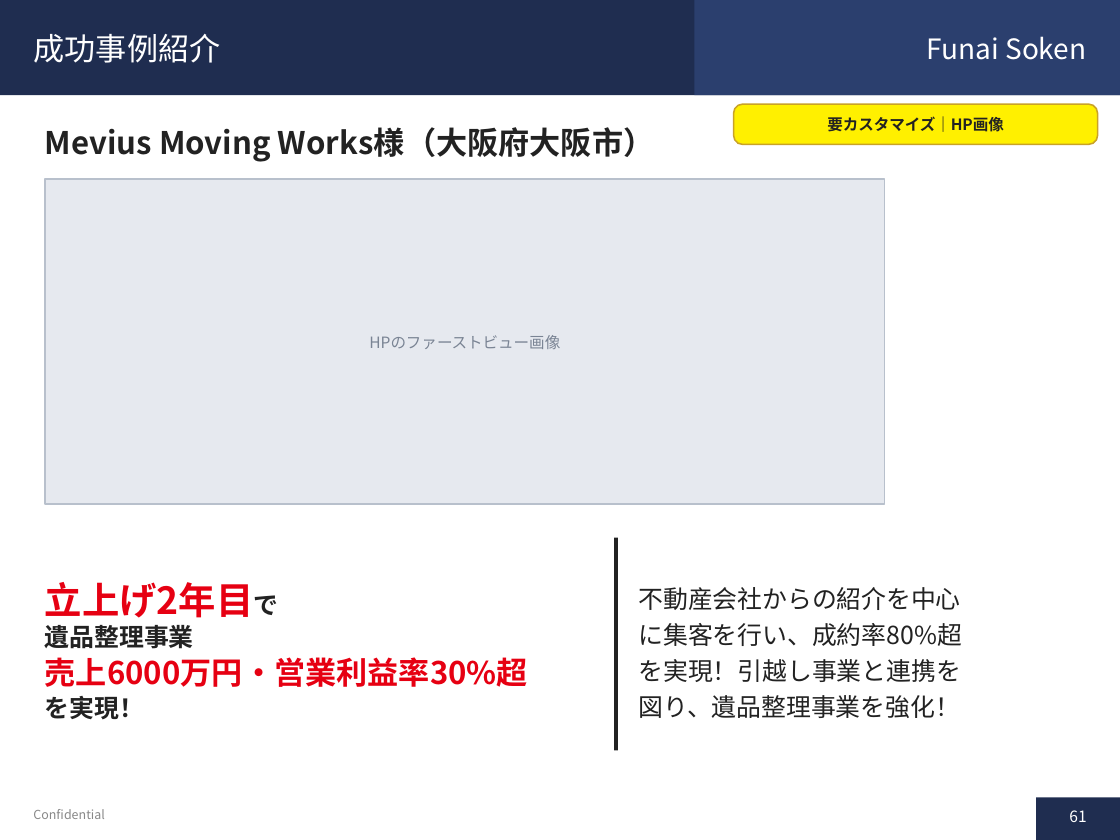
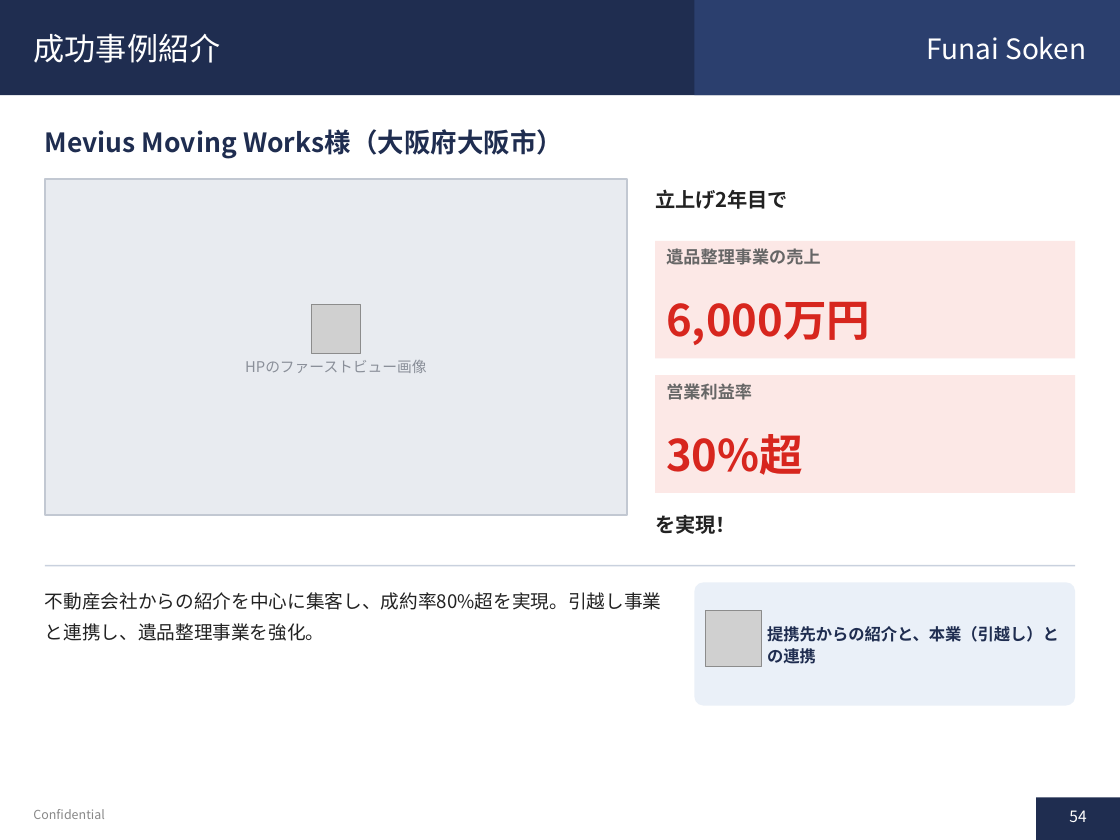
Before and after one commit to soshiro-iki-sys/-, a slide deck: slide 54 of proposals/遺品整理事業_企画書.pptx (slide 61 before the commit). Drawn at 1120x840 pixels with LibreOffice and Linux fonts; fonts in the diff are those of the drawing; grey boxes stand for pictures. Boxes give left, top, right and bottom in pixels: in the first picture for what was removed or moved away, otherwise in the second. Text is boxed around its words. In the diff, an @@ line names an element or a change of style, - is before the commit and + after.

```diff
--- a/proposals/遺品整理事業_企画書.pptx
+++ b/proposals/遺品整理事業_企画書.pptx
@@ text "Mevius Moving Works様（大阪府大阪市）" at (x1=45, y1=129, x2=563, y2=159): size 20 to 17 pt, text colour #222222 to #1F2D50; line spacing 1.1 to 1.12 @@
@@ rounded rectangle removed at (x1=734, y1=104, x2=1098, y2=144) @@
@@ text removed at (x1=827, y1=116, x2=1004, y2=132) @@
-要カスタマイズ｜HP画像
@@ rectangle resized from (x1=45, y1=179, x2=885, y2=504) to (x1=45, y1=179, x2=627, y2=515) @@
@@ rectangle at (x1=45, y1=179, x2=627, y2=515): fill #E6E9EF to #E8EBF0; outline #B8C0CC 1 pt to #C2C8D2 1 pt @@
@@ text added at (x1=655, y1=189, x2=788, y2=209), 13 pt, text #222222, bold @@
+立上げ2年目で
@@ rectangle added at (x1=655, y1=241, x2=1075, y2=358), fill #FCE8E6 @@
@@ text added at (x1=666, y1=248, x2=820, y2=265), 11 pt, text #666666, bold @@
+遺品整理事業の売上
@@ picture added at (x1=311, y1=305, x2=361, y2=354) @@
@@ text added at (x1=666, y1=301, x2=870, y2=345), 28 pt, text #D7261E, bold @@
+6,000万円
@@ text "HPのファーストビュー画像" moved from (x1=369, y1=335, x2=560, y2=349) to (x1=245, y1=360, x2=427, y2=373) @@
@@ text "HPのファーストビュー画像" at (x1=245, y1=360, x2=427, y2=373): size 10 to 9.5 pt, text colour #7A8494 to #8A8F99; line spacing 1.1 to 1.12; vertical alignment middle to top @@
@@ rectangle added at (x1=655, y1=375, x2=1075, y2=493), fill #FCE8E6 @@
@@ text added at (x1=666, y1=383, x2=752, y2=400), 11 pt, text #666666, bold @@
+営業利益率
@@ text added at (x1=666, y1=434, x2=803, y2=475), 28 pt, text #D7261E, bold @@
+30%超
@@ line removed from (616, 538) to (616, 750) @@
@@ text added at (x1=655, y1=514, x2=736, y2=534), 13 pt, text #222222, bold @@
+を実現！
@@ line added from (45, 566) to (1075, 566), #C9D1DE 1 pt @@
@@ text at (x1=45, y1=592, x2=662, y2=641): text changed; size 16 to 12 pt @@
-不動産会社からの紹介を中心
-に集客を行い、成約率80%超
-を実現！引越し事業と連携を
-図り、遺品整理事業を強化！
+不動産会社からの紹介を中心に集客し、成約率80%超を実現。引越し事業と連携し、遺品整理事業を強化。
@@ text "不動産会社からの紹介を中心に集客し、成約率80%超を実現。引越し事業と連携し、遺品整理事業を強化。" at (x1=45, y1=592, x2=662, y2=641): vertical alignment middle to top @@
@@ text removed at (x1=45, y1=582, x2=528, y2=719) @@
-立上げ2年目で
-遺品整理事業
-売上6000万円・営業利益率30%超
-を実現！
@@ rounded rectangle added at (x1=694, y1=582, x2=1075, y2=706), fill #EAF0F8 @@
@@ picture added at (x1=706, y1=610, x2=762, y2=666) @@
@@ text added at (x1=767, y1=626, x2=1059, y2=664), 10.5 pt, text #1F2D50, bold @@
+提携先からの紹介と、本業（引越し）との連携
@@ page number at (x1=1069, y1=810, x2=1086, y2=822): text changed @@
-61
+54
```
Also in this commit, not shown: 36 other slides changed, 20 slides added, 28 slides removed, 2 other files.
